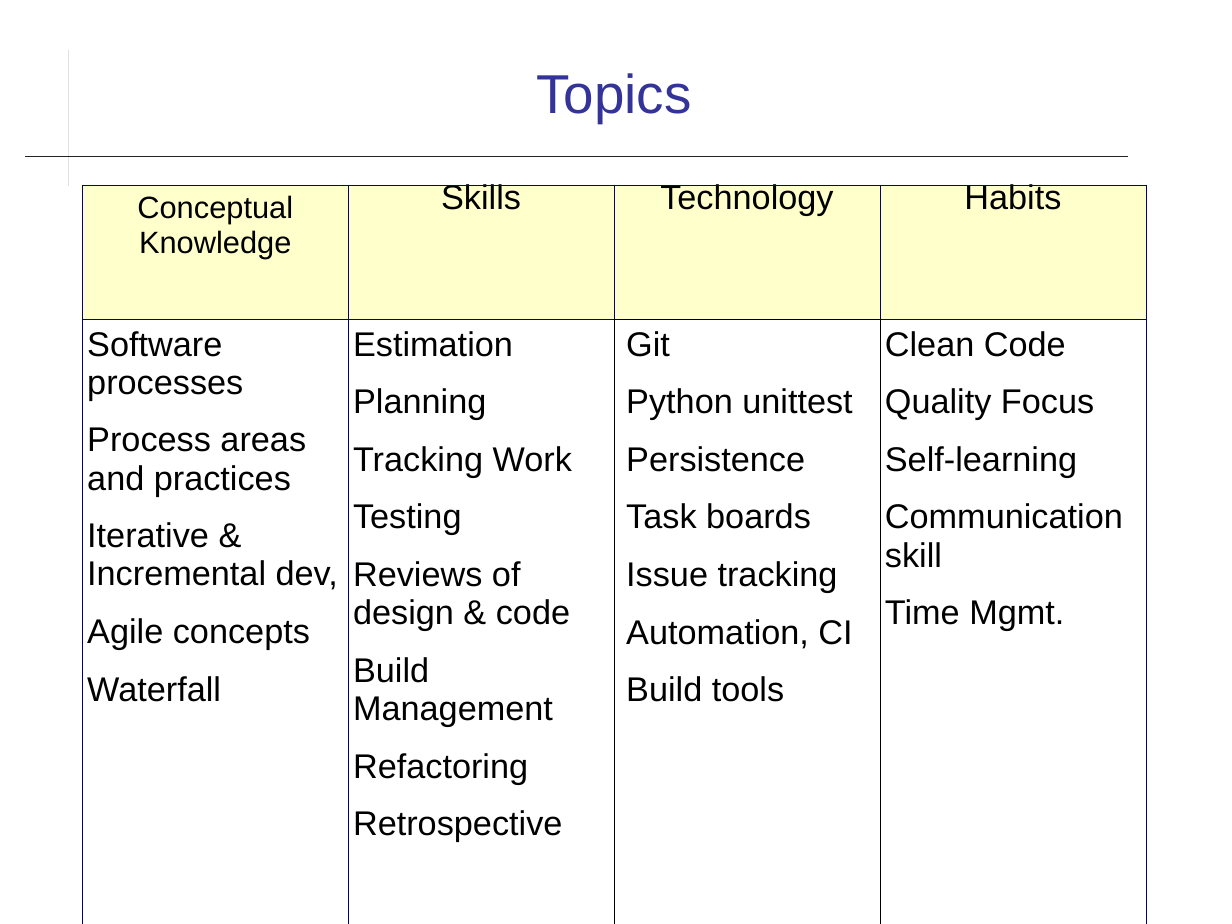
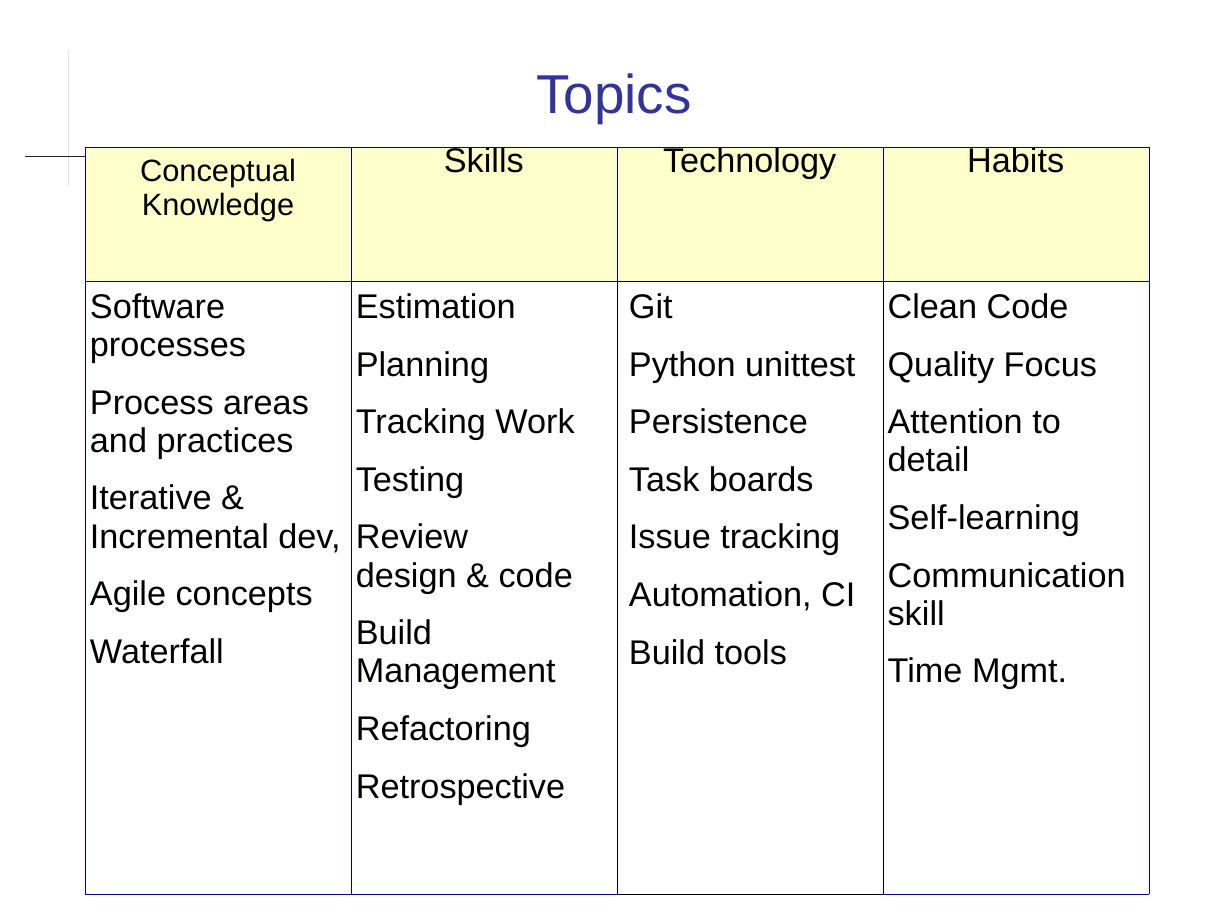
Before and after one commit to cpske/ISP, a slide deck: slide 5 of introduction/Introduction-to-Course.odp. Drawn at 1232x924 pixels with LibreOffice and Linux fonts; fonts in the diff are those of the drawing. Boxes give left, top, right and bottom in pixels: in the first picture for what was removed or moved away, otherwise in the second. Text is boxed around its words. In the diff, an @@ line names an element or a change of style, - is before the commit and + after.

```diff
--- a/introduction/Introduction-to-Course.odp
+++ b/introduction/Introduction-to-Course.odp
@@ table at <box>85,147,1149,893</box> @@
-row 2, column 2: Estimation / Planning / Tracking Work / Testing / Reviews of design & code / Build Management / Refactoring / Retrospective
+row 2, column 2: Estimation / Planning / Tracking Work / Testing / Review design & code / Build Management / Refactoring / Retrospective
-row 2, column 4: Clean Code / Quality Focus / Self-learning / Communication skill / Time Mgmt.
+row 2, column 4: Clean Code / Quality Focus / Attention to detail / Self-learning / Communication skill / Time Mgmt.
@@ less space between paragraphs @@
@@ table: place and size @@
-table at <box>83,185,1147,924</box>
+table at <box>85,147,1149,893</box>
```
Also in this commit, not shown: 3 other slides changed, 3 other files.
